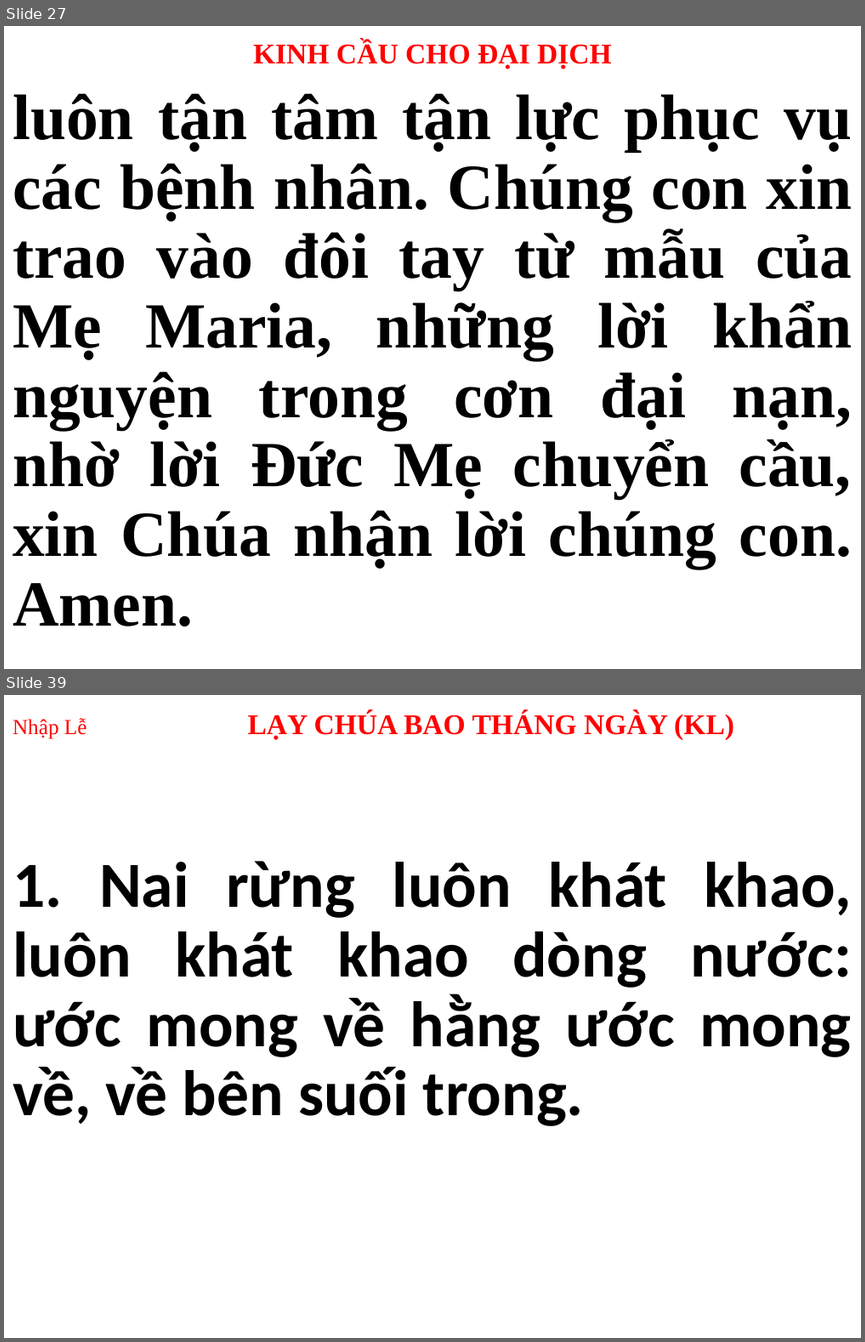
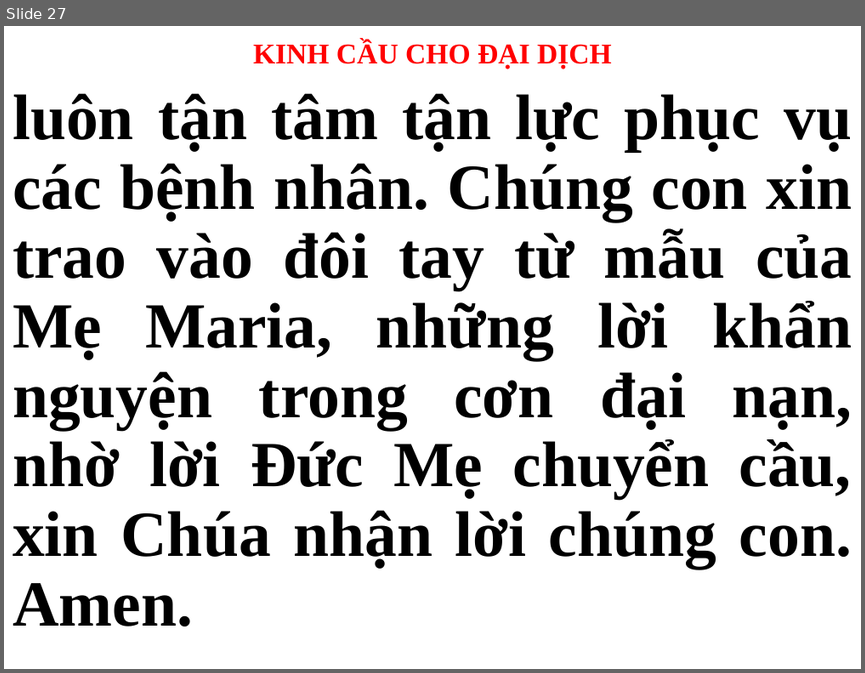
Before and after one commit to webfullstack99/usb-songs, a slide deck: CN.pptx. Shown one above the other, each under a label of ours: slides 27 and 39 before the commit, slide 27 after it; the slides between them are not shown. The pictures are 865x1342 and 865x673 pixels, drawn with LibreOffice and Linux fonts; fonts in the diff are those of the drawing. Boxes give left, top, right and bottom in pixels: in the first picture for what was removed or moved away, otherwise in the second. Text is boxed around its words. In the diff, an @@ line names an element or a change of style, - is before the commit and + after.

```diff
--- a/CN.pptx
+++ b/CN.pptx
@@ slide 39 removed at bbox=[4, 695, 861, 1338], background #FFFFFF @@
@@ title removed at bbox=[12, 711, 734, 739] @@
-Nhập Lễ LẠY CHÚA BAO THÁNG NGÀY (KL)
@@ subtitle removed at bbox=[12, 861, 851, 1126] @@
-1. Nai rừng luôn khát khao, luôn khát khao dòng nước: ước mong về hằng ước mong về, về bên suối trong.
```
Also in this commit, not shown: 2 slides changed, 44 slides added, 30 other slides removed.
